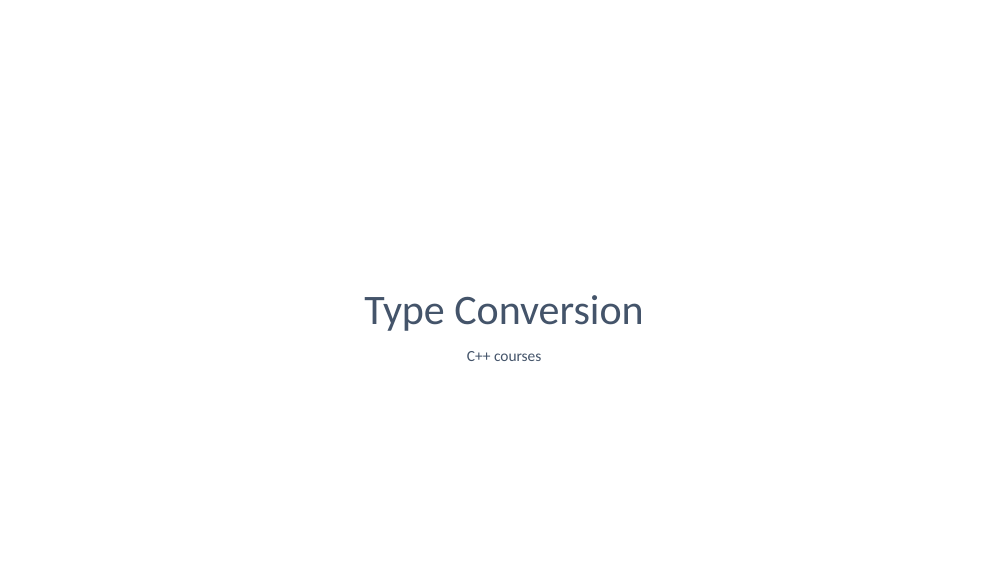
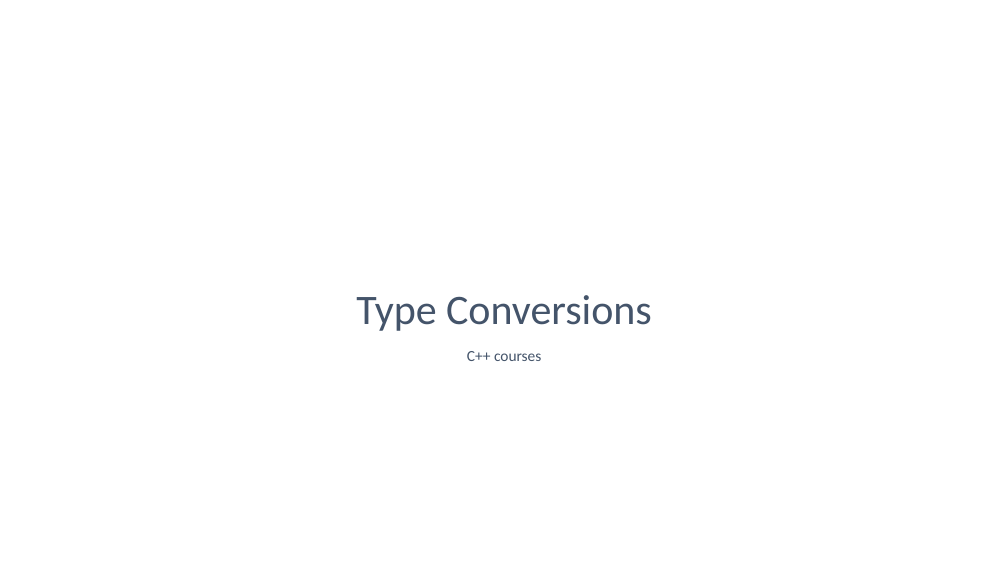
Before and after one commit to rarutyun/cpp-courses, a slide deck: slide 1 of 05_casts/05_Type_Conversion.pptx. Drawn at 1008x567 pixels with LibreOffice and Linux fonts; fonts in the diff are those of the drawing. Boxes give left, top, right and bottom in pixels: in the first picture for what was removed or moved away, otherwise in the second. Text is boxed around its words. In the diff, an @@ line names an element or a change of style, - is before the commit and + after.

```diff
--- a/05_casts/05_Type_Conversion.pptx
+++ b/05_casts/05_Type_Conversion.pptx
@@ title at (x1=356, y1=295, x2=652, y2=331): text changed @@
-Type Conversion
+Type Conversions
```
Also in this commit, not shown: 1 other slide changed, 26 other files.
